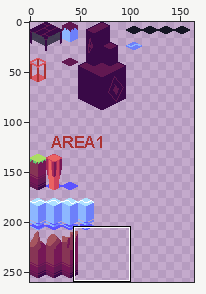
Edited in one commit: sprite sheet (Tileset/Isometic Tiles Testing.png). The picture above shows the old version from afar; the outline marks the close-up.
Close-up. As it was:
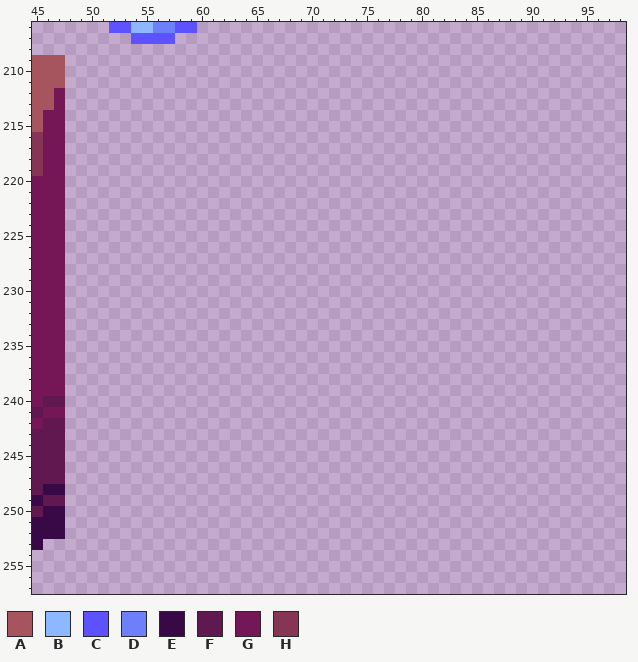
The file is 256x512 pixels. Colours within 5 levels of each other are drawn and written as one. Shown: x 45..98, y 206..257. The wide view leaves out empty margins. The commit also changed other parts of the picture, which this record leaves out.
Palette (. is transparent): A #a6555f  B #8db7ff  C #5c53ff  D #6d80fa  E #390947  F #611851  G #751756  H #873555
Pixels before (only the part around the change), first column x 45:
206 .......CCBBDDCC.......................................
207 .........CCCC.........................................
208 ......................................................
209 AAA...................................................
210 AAA...................................................
211 AAA...................................................
212 AAG...................................................
213 AAG...................................................
214 AGG...................................................
215 AGG...................................................
216 HGG...................................................
217 HGG...................................................
218 HGG...................................................
219 HGG...................................................
220 GGG...................................................
221 GGG...................................................
222 GGG...................................................
223 GGG...................................................
224 GGG...................................................
225 GGG...................................................
226 GGG...................................................
227 GGG...................................................
228 GGG...................................................
229 GGG...................................................
230 GGG...................................................
231 GGG...................................................
232 GGG...................................................
233 GGG...................................................
234 GGG...................................................
235 GGG...................................................
236 GGG...................................................
237 GGG...................................................
238 GGG...................................................
239 GGG...................................................
240 GFF...................................................
241 FGG...................................................
242 GFF...................................................
243 FFF...................................................
244 FFF...................................................
245 FFF...................................................
246 FFF...................................................
247 FFF...................................................
248 FEE...................................................
249 EFF...................................................
250 FEE...................................................
251 EEE...................................................
252 EEE...................................................
253 E.....................................................
254 ......................................................
255 ......................................................
256 ......................................................
257 ......................................................
And afterwards:
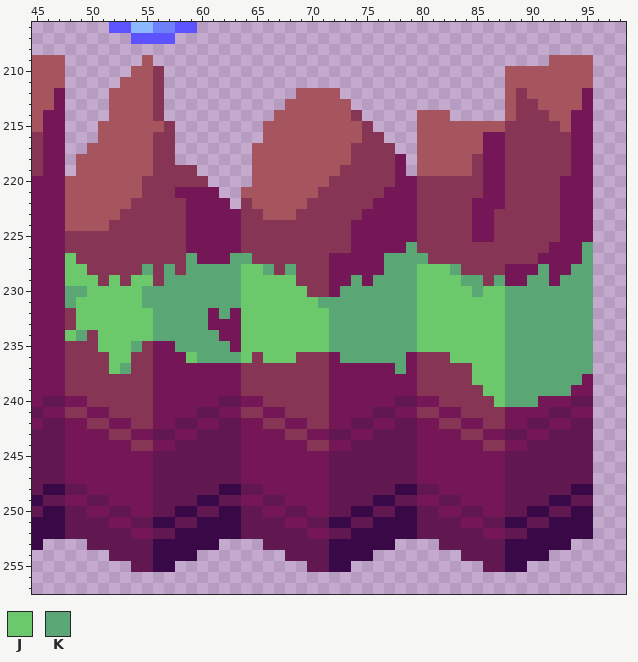
Colours new in this view: J #6bc96c  K #5ba675
Difference:
Changed rows in their new state; - is an unchanged pixel.
first column x 48:
209 -------A------------------------------------AAAA
210 ------AAH-------------------------------AAAAAAAA
211 -----AAAH-------------------------------AAAAAAAA
212 ----AAAAH------------AAAA---------------AHAAAAAG
213 ----AAAAH-----------AAAAAA--------------AHHAAAAG
214 ----AAAAH----------AAAAAAAH-----AAA-----AHHHAAGG
215 ---AAAAAAH--------AAAAAAAAAH----AAAAAAAAHHHHHAGG
216 ---AAAAAHH--------AAAAAAAAAHH---AAAAAAGGHHHHHHGG
217 --AAAAAAHH-------AAAAAAAAAHHHH--AAAAAAGGHHHHHHGG
218 -AAAAAAAHH-------AAAAAAAAAHHHHG-AAAAAHGGHHHHHHGG
219 -AAAAAAAHHHH-----AAAAAAAAHHHHHG-AAAAAHGGHHHHHHGG
220 AAAAAAAHHHHHH----AAAAAAAHHHHHHGGHHHHHHGGHHHHHGGG
221 AAAAAAAHHHGGGG--AAAAAAAHHHHHHGGGHHHHHHGGHHHHHGGG
222 AAAAAAHHHHHGGGG-HAAAAAHHHHHHGGGGHHHHHGGGHHHHHGGG
223 AAAAAHHHHHHGGGGGHHAAAHHHHHHGGGGGHHHHHGGHHHHHHGGG
224 AAAAHHHHHHHGGGGGHHHHHHHHHHGGGGGGHHHHHGGHHHHHHGGG
225 HHHHHHHHHHHGGGGGHHHHHHHHHHGGGGGGHHHHHGGHHHHHHGGG
226 HHHHHHHHHHHGGGGGHHHHHHHHHHGGGGGKHHHHHHHHHHHHGGGK
227 JHHHHHHHHHHKGGGKKHHHHHHHGGGGGKKKKHHHHHHHHHHGGGGK
228 JJHHHHHKHKHKKKKKJJKHKHHHGGGGGKKKJJJKHHHHGGGKGGKK
229 JJJHJHJJHKKKKKKKJJJJJHHHGGKGKKKKJJJJKKHKGGKKGKKK
230 KKJJJJJKKKKKKKKKJJJJJJHHGKKKKKKKJJJJJKJJKKKKKKKK
231 KJJJJJJKKKKKKKKKJJJJJJJKKKKKKKKKJJJJJJJJKKKKKKKK
232 HJJJJJJJKKKKKGKGJJJJJJJJKKKKKKKKJJJJJJJJKKKKKKKK
233 HJJJJJJJKKKKKGGGJJJJJJJJKKKKKKKKJJJJJJJJKKKKKKKK
234 JKHJJJJJKKKKKKGGJJJJJJJJKKKKKKKKJJJJJJJJKKKKKKKK
235 HHHJJJKHGGKKKKKGJJJJJJJJKKKKKKKKJJJJJJJJKKKKKKKK
236 HHHHJJHHGGGJKKKKJHJJJHHHGKKKKKKGHHHJJJJJKKKKKKKK
237 HHHHJKHHGGGGGGGGHHHHHHHHGGGGGGKGHHHHHJJJKKKKKKKK
238 HHHHHHHHGGGGGGGGHHHHHHHHGGGGGGGGHHHHHJJJKKKKKKKG
239 HHHHHHHHGGGGGGGGHHHHHHHHGGGGGGGGHHHHHHJJKKKKKKGG
240 GGHHHHHHGGGGGGFFGGHHHHHHGGGGGGFFGGHHHHHJKKKGGGFF
241 HHGGHHHHGGGGFFGGHHGGHHHHGGGGFFGGHHGGHHHHGGGGFFGG
242 GGHHGGHHGGFFGGFFGGHHGGHHGGFFGGFFGGHHGGHHGGFFGGFF
243 GGGGHHGGFFGGFFFFGGGGHHGGFFGGFFFFGGGGHHGGFFGGFFFF
244 GGGGGGHHGGFFFFFFGGGGGGHHGGFFFFFFGGGGGGHHGGFFFFFF
245 GGGGGGGGFFFFFFFFGGGGGGGGFFFFFFFFGGGGGGGGFFFFFFFF
246 GGGGGGGGFFFFFFFFGGGGGGGGFFFFFFFFGGGGGGGGFFFFFFFF
247 GGGGGGGGFFFFFFFFGGGGGGGGFFFFFFFFGGGGGGGGFFFFFFFF
248 FFGGGGGGFFFFFFEEFFGGGGGGFFFFFFEEFFGGGGGGFFFFFFEE
249 GGFFGGGGFFFFEEFFGGFFGGGGFFFFEEFFGGFFGGGGFFFFEEFF
250 FFGGFFGGFFEEFFEEFFGGFFGGFFEEFFEEFFGGFFGGFFEEFFEE
251 FFFFGGFFEEFFEEEEFFFFGGFFEEFFEEEEFFFFGGFFEEFFEEEE
252 FFFFFFGGFFEEEEEEFFFFFFGGFFEEEEEEFFFFFFGGFFEEEEEE
253 --FFFFFFEEEEEE----FFFFFFEEEEEE----FFFFFFEEEEEE--
254 ----FFFFEEEE--------FFFFEEEE--------FFFFEEEE----
255 ------FFEE------------FFEE------------FFEE------
Pixel boxes of the changes (left, top, right, bottom) in both close-ups:
added: (65, 55, 593, 572)
